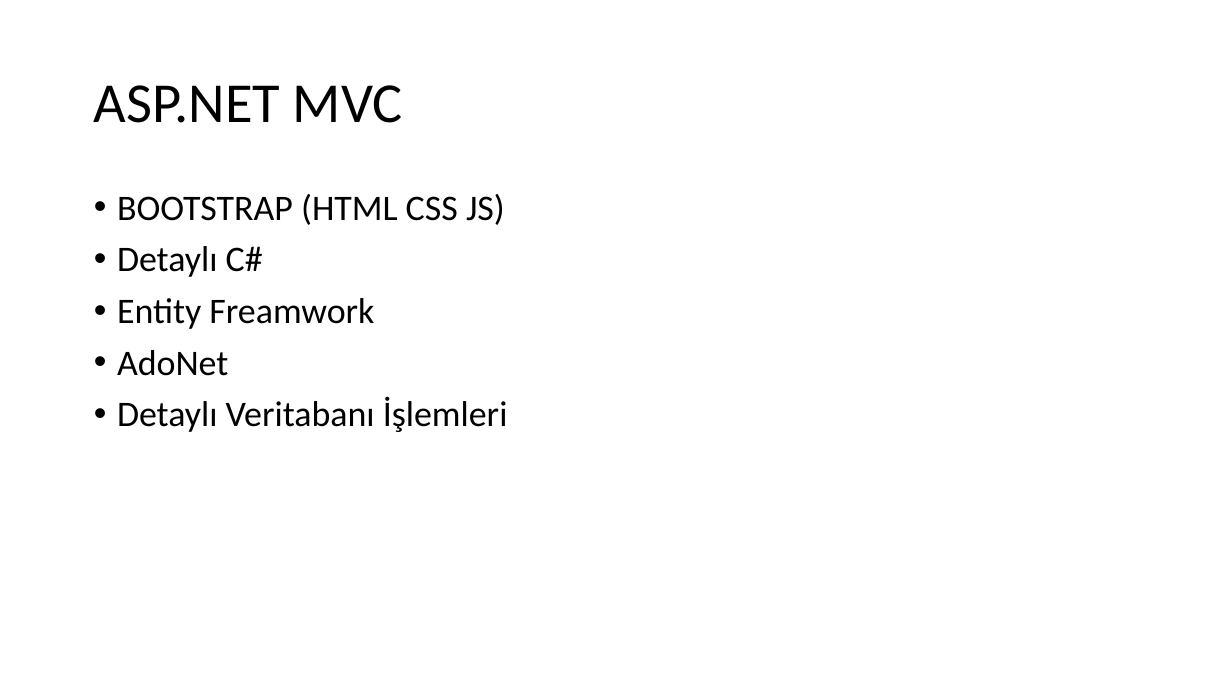
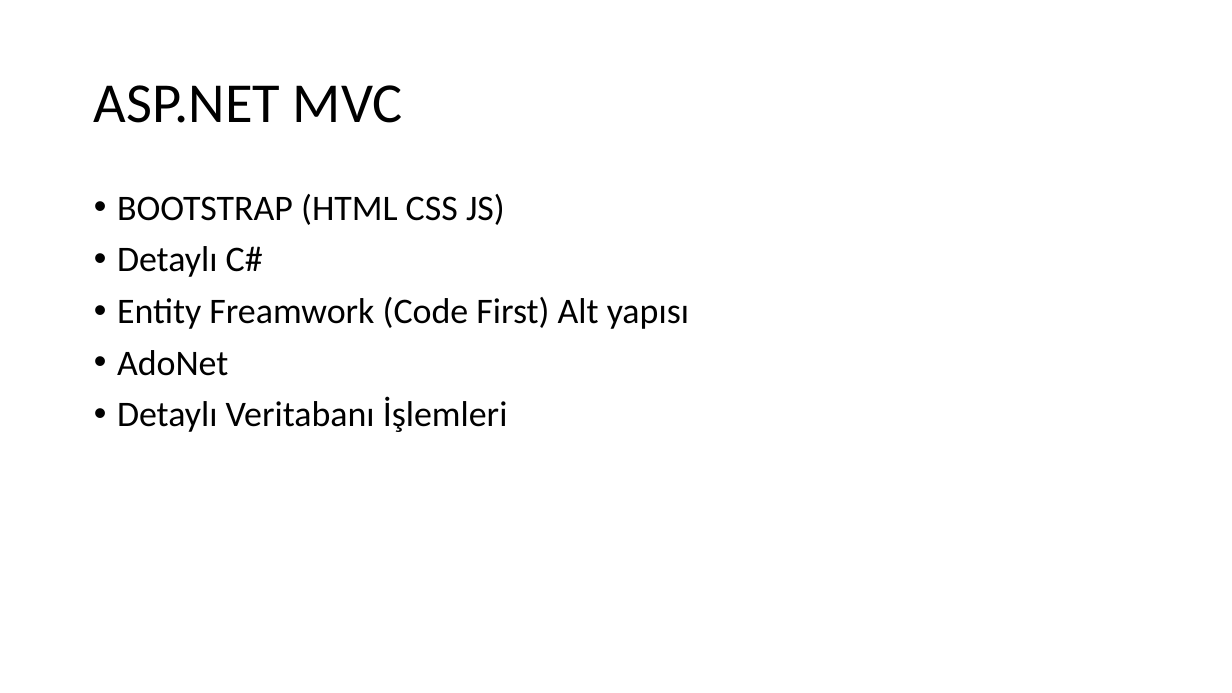
Before and after one commit to bnymnclskn01/MEKA-05-21-2022-SONRASI, a slide deck: slide 3 of Yeni-MVC/Yazılı Anlatım.pptx. Drawn at 1232x693 pixels with LibreOffice and Linux fonts; fonts in the diff are those of the drawing. Boxes give left, top, right and bottom in pixels: in the first picture for what was removed or moved away, otherwise in the second. Text is boxed around its words. In the diff, an @@ line names an element or a change of style, - is before the commit and + after.

```diff
--- a/Yeni-MVC/Yazılı Anlatım.pptx
+++ b/Yeni-MVC/Yazılı Anlatım.pptx
@@ text at (117, 297, 689, 329): text changed @@
-• Entity Freamwork
+• Entity Freamwork (Code First) Alt yapısı
```
Also in this commit, not shown: 1 other slide changed, 5 slides added, 9 other files.
